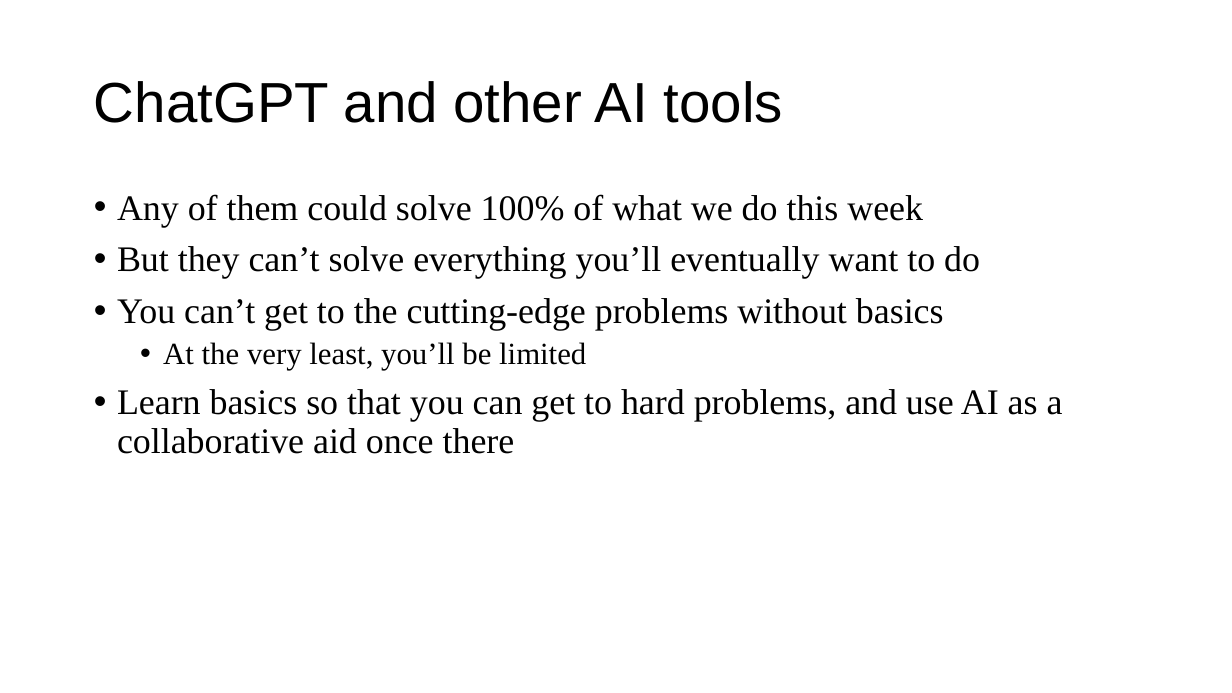
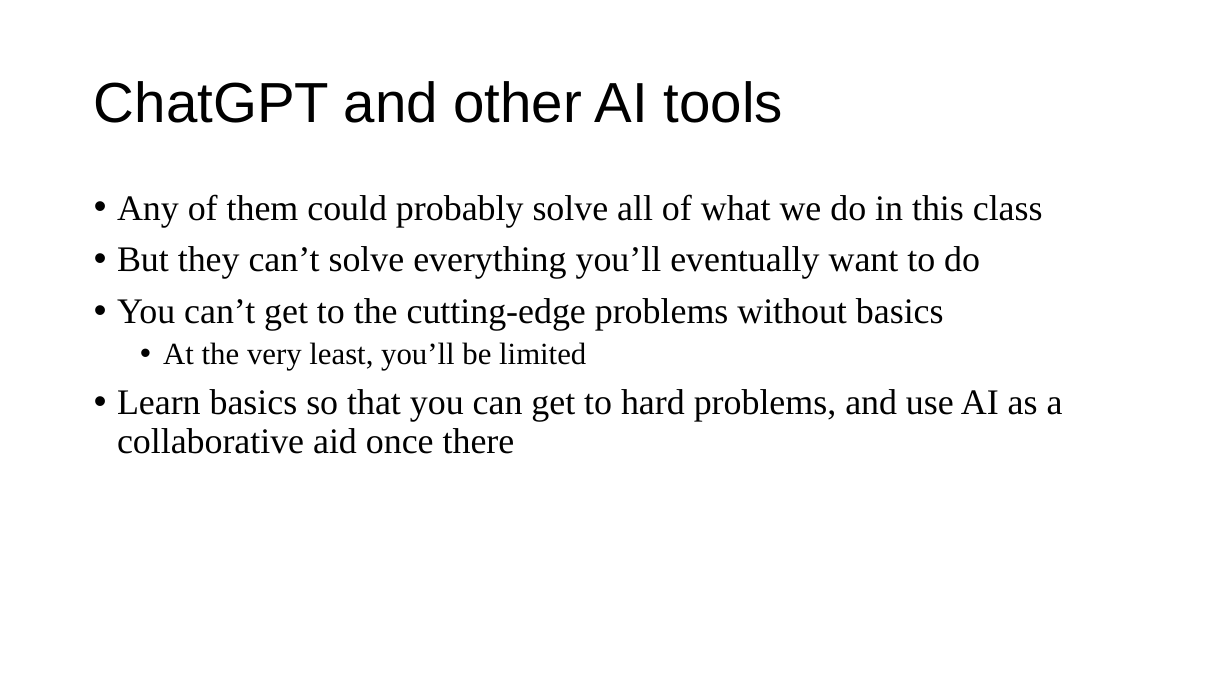
Before and after one commit to a5creel/intro_to_programming, a slide deck: slide 25 of lecture_material/1_think_like_computer.pptx. Drawn at 1232x693 pixels with LibreOffice and Linux fonts; fonts in the diff are those of the drawing. Boxes give left, top, right and bottom in pixels: in the first picture for what was removed or moved away, otherwise in the second. Text is boxed around its words. In the diff, an @@ line names an element or a change of style, - is before the commit and + after.

```diff
--- a/lecture_material/1_think_like_computer.pptx
+++ b/lecture_material/1_think_like_computer.pptx
@@ text at box(117, 194, 1043, 227): text changed @@
-• Any of them could solve 100% of what we do this week
+• Any of them could probably solve all of what we do in this class
```
Also in this commit, not shown: 12 other slides changed, 4 other files.
